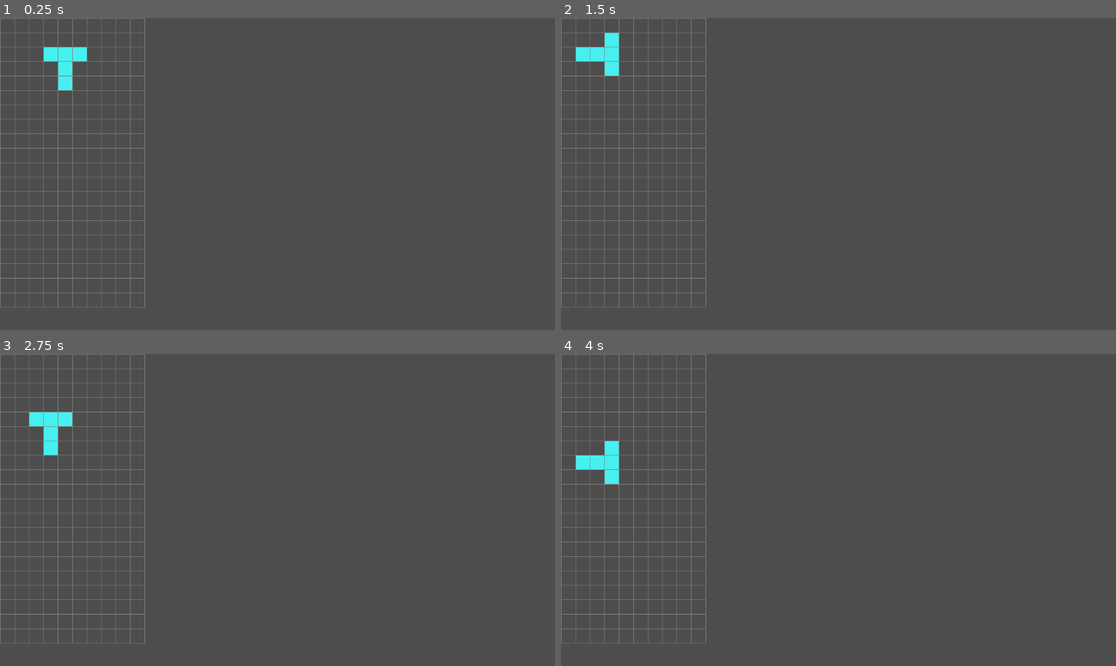
Above: before the commit, frames 1-4 (two rows, left to right).
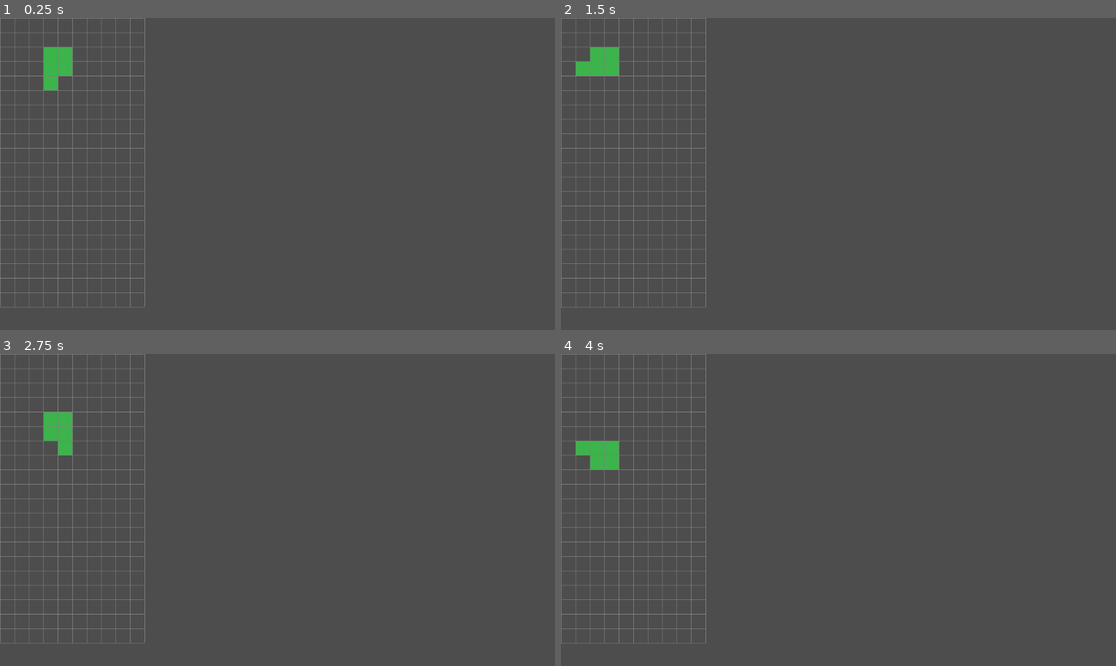
Above: after the commit, the same moments.

Repository: michaellawson96/Polyomino
Game: Godot game, scene res://scenes/Main.tscn
The game is run twice, just before and just after one commit, with the same random seed, the same clock (stepped at 60 frames per second) and the same inputs.
Inputs:
- Up to frame 1 (0.25 s): no input
- Up to frame 2 (1.5 s): tap Enter at 0.5 s; hold Right (ui_right) 0.53-1.28 s; hold C (flip_h) 0.53-1.28 s; tap Space at 1.25 s; hold Left (ui_left) from 1.28 s (still down); tap Z (rotate_ccw) at 1.35 s
- Up to frame 3 (2.75 s): release Left (ui_left) at 2.03 s; hold Right (ui_right) from 2.03 s (still down); hold X (rotate_cw) from 2.03 s (still down)
- Up to frame 4 (4 s): tap Enter at 2.75 s; release X (rotate_cw) at 2.78 s; tap C (flip_h) at 2.85 s; tap Space at 3.5 s; release Right (ui_right) at 3.53 s; hold Left (ui_left) from 3.53 s (still down); hold Z (rotate_ccw) from 3.53 s (still down)

The runs differ from the first frame. In frame 1, 0.8% of the frame differs, in the area x 7-16%, y 9-24%; in frame 2, 0.8%; in frame 3, 0.8%; in frame 4, 0.8%, in the area x 2-11%, y 27-42%.

Commit message:
PTP2 Step 12 - Randomly Spawn Polyominos

Diff:
--- a/scripts/Board.gd
+++ b/scripts/Board.gd
@@ -2,6 +2,12 @@
 extends Node2D
 
 const PolyData := preload("res://scripts/PolyominoData.gd")  # adjust path if needed
+
+@onready var inactive_container := $InactiveContainer
+
+var _occupied: Dictionary = {}	# key: Vector2i cell -> Color (or true)
+var _rng := RandomNumberGenerator.new()
+
 
 var default_spawn_id: String = "I3"
 
@@ -38,8 +44,14 @@
 func _ready():
 	if Engine.is_editor_hint():
 		return
+	if inactive_container == null:
+		inactive_container = Node2D.new()
+		inactive_container.name = "InactiveContainer"
+		add_child(inactive_container)
+	_rng.randomize()
 	_spawn_test_polyomino()
 	_refresh_overlay()
+
 
 func _process(delta: float) -> void:
 	if fall_rate == 0.0:
@@ -57,7 +69,17 @@
 
 func _step_fall(dir: int) -> void:
 	for piece in get_polyomino_children():
-		_move_piece(piece, dir)
+		if dir > 0:
+			# Moving downward: if collision on next step, lock; else move
+			if _would_collide(piece, Vector2i(0, 1)):
+				_lock_piece(piece)
+			else:
+				_move_piece(piece, 1)
+		elif dir < 0:
+			# Moving upward (reverse): just block at top/occupied; no locking
+			if not _would_collide(piece, Vector2i(0, -1)):
+				_move_piece(piece, -1)
+
 
 func _move_piece(piece: Polyomino, dir: int) -> void:
 	piece.grid_position.y += dir
@@ -97,7 +119,8 @@
 @export var polyomino_scene: PackedScene = preload("res://prefabs/Polyomino.tscn")
 
 func _spawn_test_polyomino() -> void:
-	_spawn_from_id(default_spawn_id)
+	_spawn_from_id(_pick_random_id())
+
 
 # === End Test Code ===
 
@@ -128,12 +151,11 @@
 # Move the current falling piece horizontally by dir (-1 left, +1 right)
 func _nudge_active_piece(dir: int) -> void:
 	var piece := _get_active_polyomino()
-	if piece == null:
-		return
-	# Only move if it stays within bounds
-	if _can_move_within_bounds(piece, Vector2i(dir, 0)):
+	if piece == null: return
+	if not _would_collide(piece, Vector2i(dir, 0)):
 		piece.grid_position.x += dir
 		piece.position = (piece.grid_position * piece.cell_size).floor()
+
 
 # Returns the current active piece (first child in the container).
 # If you later track "active" explicitly, update this method.
@@ -260,13 +282,13 @@
 	var poly: Polyomino = polyomino_scene.instantiate()
 	polyomino_container.add_child(poly)
 
-	var blocks: Array = s["blocks"]          # Array[Vector2]
-	var color: Color = s["color"]            # Color (auto-assigned from ID)
-
+	var blocks: Array = s["blocks"]
+	var color: Color = s["color"]
 	poly.initialize(cell_size, at_grid, blocks, color)
 
 	_coerce_piece_into_horizontal_bounds(poly)
 	_update_cell_size_for_children()
+
 
 # 2) Dynamic dropdown built from PolyominoData.SHAPES via the static get_all()
 func _get_property_list() -> Array:
@@ -292,3 +314,46 @@
 		"hint_string": ",".join(ids)
 	})
 	return list
+
+func _all_shape_ids() -> Array[String]:
+	var ids: Array[String] = []
+	for s in PolyData.get_all():
+		if s.has("id"):
+			ids.append(String(s["id"]))
+	return ids
+
+func _pick_random_id() -> String:
+	var ids := _all_shape_ids()
+	if ids.is_empty():
+		return default_spawn_id
+	return ids[_rng.randi_range(0, ids.size() - 1)]
+
+func _piece_cells(piece: Polyomino) -> Array[Vector2i]:
+	var cells: Array[Vector2i] = []
+	var base := Vector2i(int(piece.grid_position.x), int(piece.grid_position.y))
+	for off in piece.block_offsets:
+		cells.append(base + Vector2i(int(off.x), int(off.y)))
+	return cells
+
+func _would_collide(piece: Polyomino, delta: Vector2i) -> bool:
+	var cells := _piece_cells(piece)
+	for c in cells:
+		var nx := c.x + delta.x
+		var ny := c.y + delta.y
+		if nx < 0 or nx >= board_width: return true
+		if ny < 0 or ny >= board_height: return true
+		if _occupied.has(Vector2i(nx, ny)): return true
+	return false
+
+func _lock_piece(piece: Polyomino) -> void:
+	# Merge cells into occupied
+	for c in _piece_cells(piece):
+		_occupied[c] = true  # store color later if you want line clears etc.
+
+	# Move the node to inactive so it no longer gets updated
+	if piece.get_parent() != inactive_container:
+		piece.get_parent().remove_child(piece)
+		inactive_container.add_child(piece)
+
+	# Spawn next piece at the top (random id)
+	_spawn_from_id(_pick_random_id())
